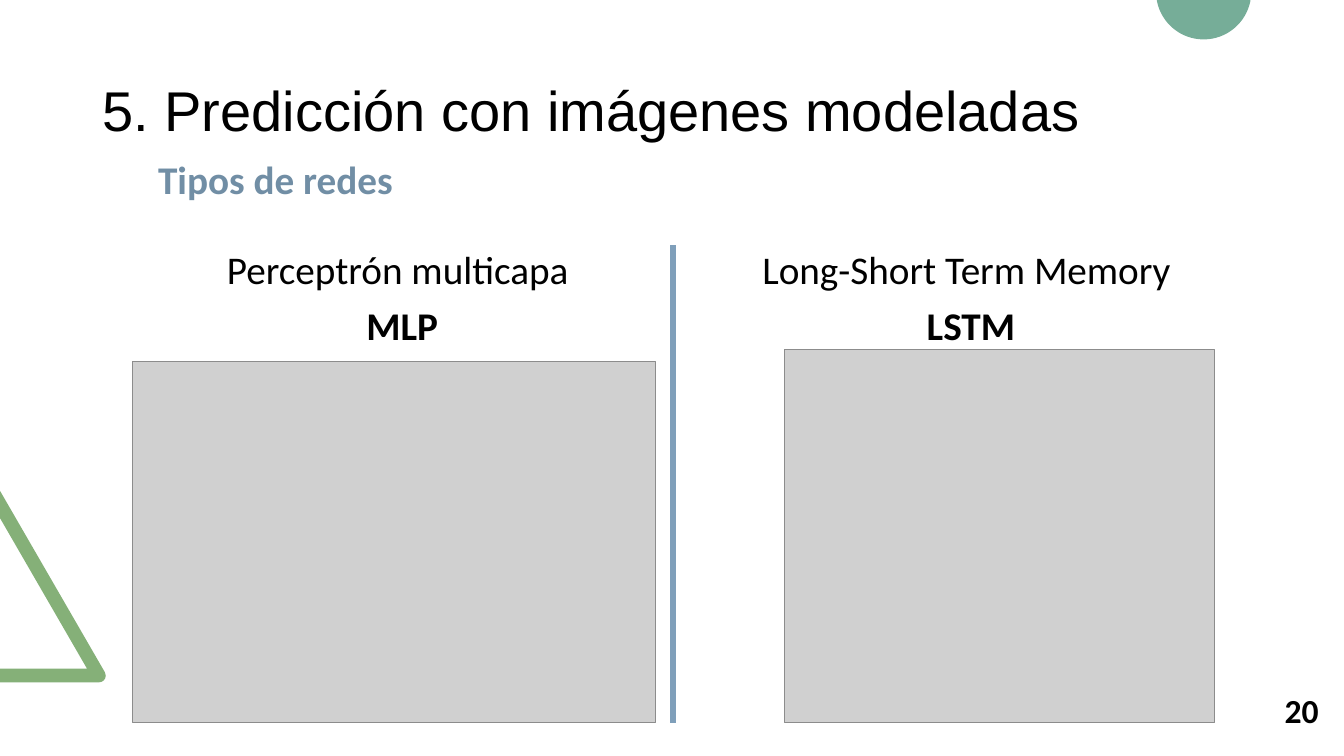
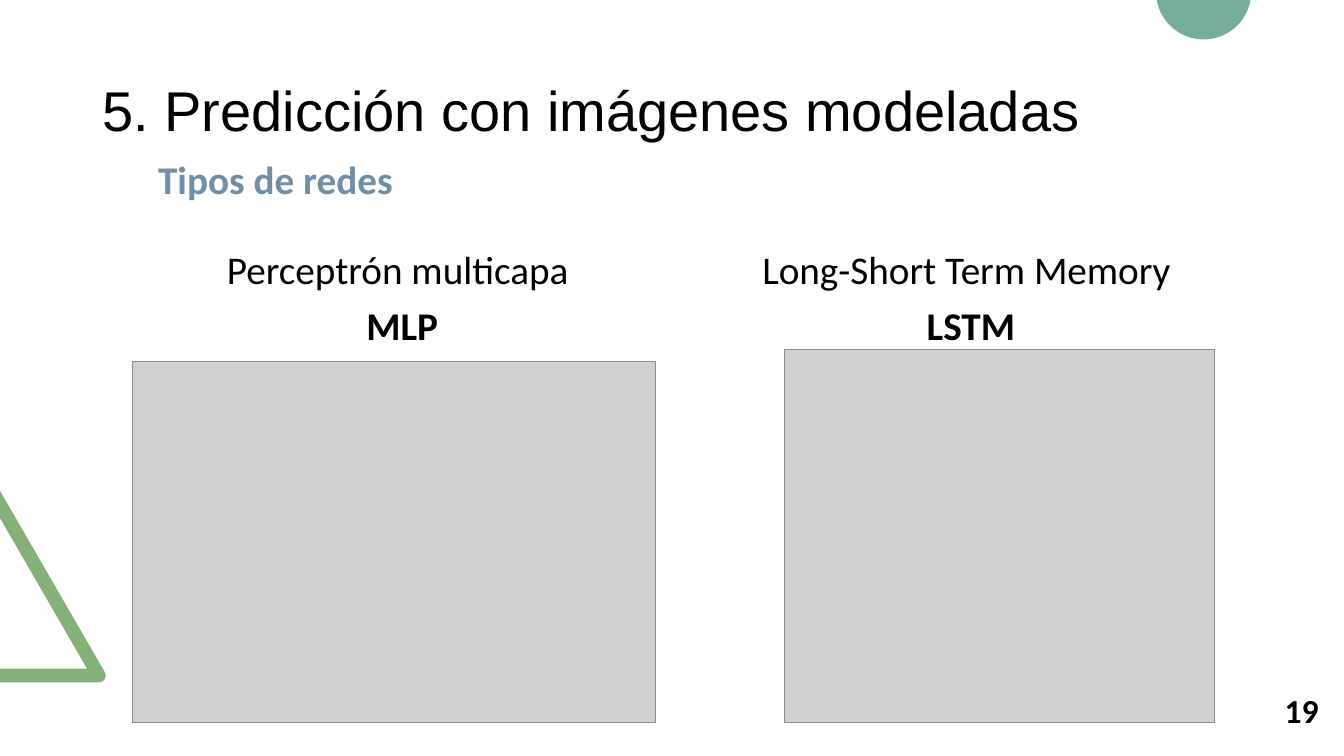
Before and after one commit to RoboticsLabURJC/2017-tfm-nuria-oyaga, a slide deck: slide 20 of Documentation/Presentacion-TFM/Presentacion-TFM.pptx (slide 21 before the commit). Drawn at 1344x756 pixels with LibreOffice and Linux fonts; fonts in the diff are those of the drawing; grey boxes stand for pictures. Boxes give left, top, right and bottom in pixels: in the first picture for what was removed or moved away, otherwise in the second. Text is boxed around its words. In the diff, an @@ line names an element or a change of style, - is before the commit and + after.

```diff
--- a/Documentation/Presentacion-TFM/Presentacion-TFM.pptx
+++ b/Documentation/Presentacion-TFM/Presentacion-TFM.pptx
@@ line removed from (674, 245) to (674, 723) @@
@@ text at <box>1285,701,1319,723</box>: text changed @@
-20
+19
```
Also in this commit, not shown: 12 other slides changed, 15 slides added, 1 slide removed, 9 other files.
